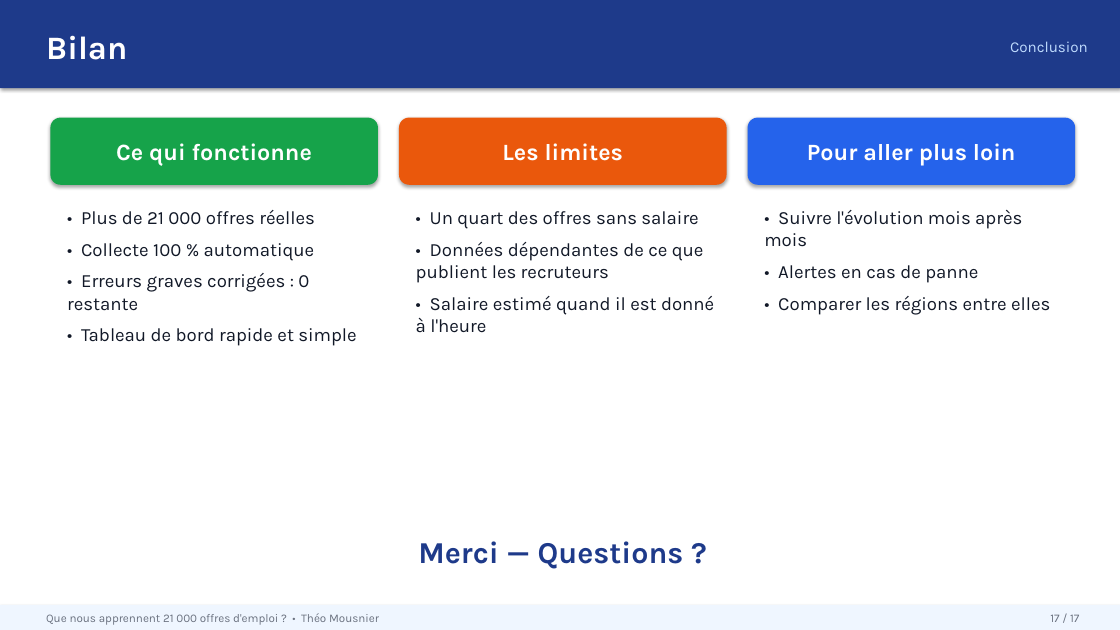
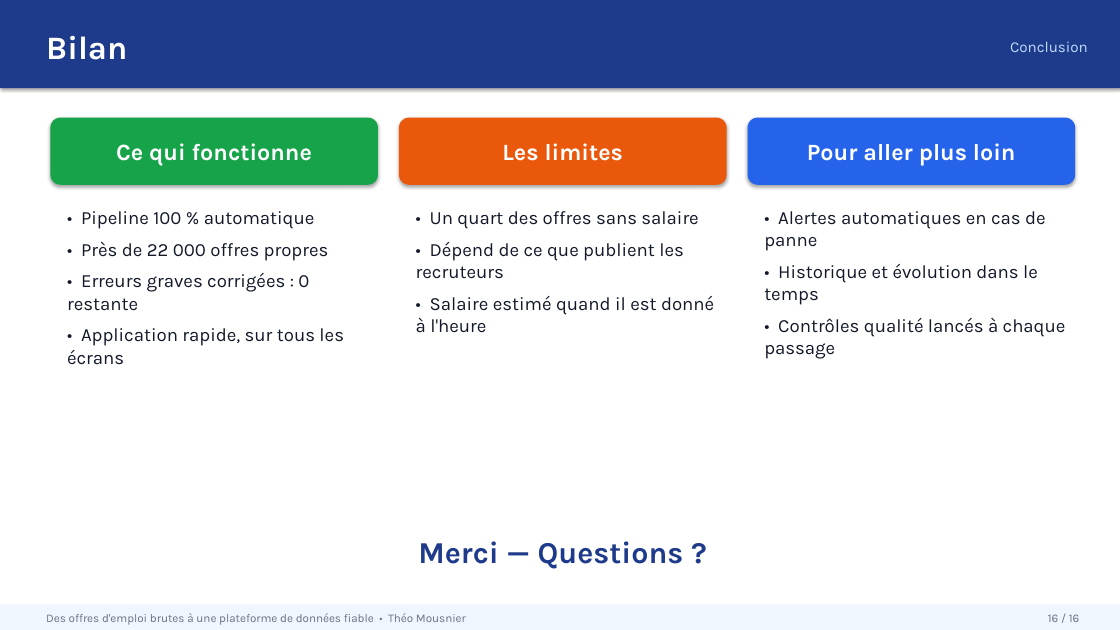
Before and after one commit to ArashiNilou/TP_Cours_Audit_Cartographie_SQL, a slide deck: slide 16 of docs/presentation/project-presentation.pptx (slide 17 before the commit). Drawn at 1120x630 pixels with LibreOffice and Linux fonts; fonts in the diff are those of the drawing. Boxes give left, top, right and bottom in pixels: in the first picture for what was removed or moved away, otherwise in the second. Text is boxed around its words. In the diff, an @@ line names an element or a change of style, - is before the commit and + after.

```diff
--- a/docs/presentation/project-presentation.pptx
+++ b/docs/presentation/project-presentation.pptx
@@ text at box(81, 211, 329, 261): text changed @@
-• Plus de 21 000 offres réelles
-• Collecte 100 % automatique
+• Pipeline 100 % automatique
+• Près de 22 000 offres propres
@@ text at box(764, 211, 1066, 359): text changed @@
-• Suivre l'évolution mois après mois
-• Alertes en cas de panne
-• Comparer les régions entre elles
+• Alertes automatiques en cas de panne
+• Historique et évolution dans le temps
+• Contrôles qualité lancés à chaque passage
@@ text at box(416, 242, 684, 279): text changed @@
-• Données dépendantes de ce que publient les recruteurs
+• Dépend de ce que publient les recruteurs
@@ text at box(67, 328, 344, 365): text changed @@
-• Tableau de bord rapide et simple
+• Application rapide, sur tous les écrans
@@ text at box(46, 613, 466, 625): text changed @@
-Que nous apprennent 21 000 offres d'emploi ? • Théo Mousnier
+Des offres d'emploi brutes à une plateforme de données fiable • Théo Mousnier
@@ text at box(1048, 614, 1080, 622): text changed @@
-17 / 17
+16 / 16
```
Also in this commit, not shown: 9 other slides changed, 6 slides added, 7 slides removed.
